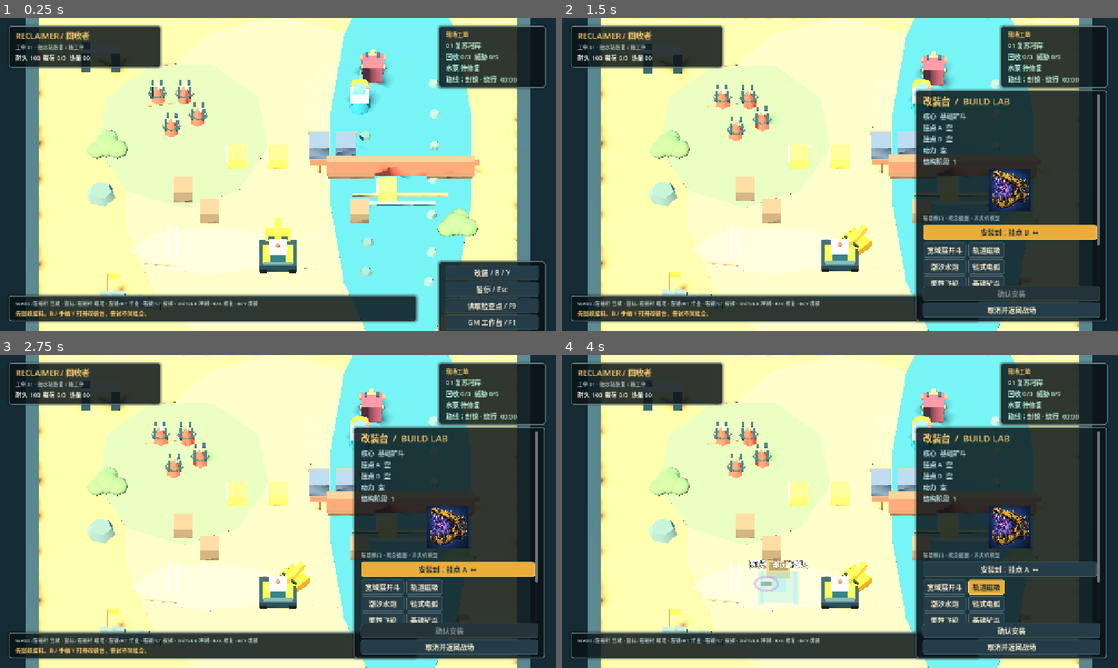
Above: before the commit, frames 1-4 (two rows, left to right).
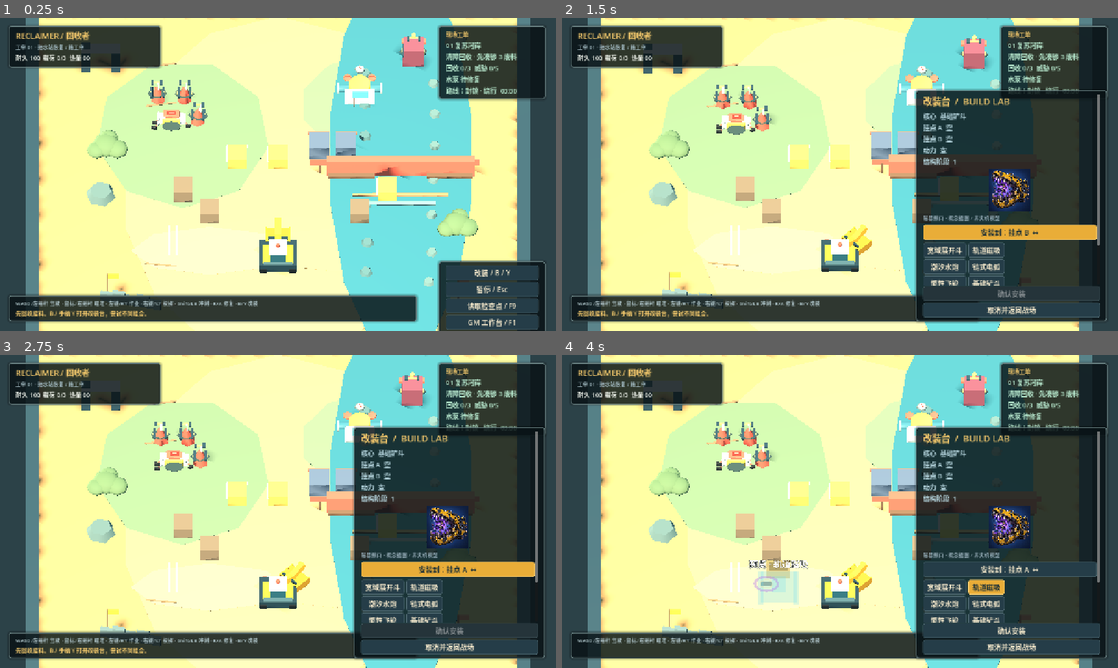
Above: after the commit, the same moments.

Repository: westromencisonp385-prog/CGAME
Game: Godot game, scene res://scenes/main.tscn
Same seed, same stepped clock (60 frames per second), same inputs: the game is played once before the commit and once after it.
Inputs (mouse positions are in pixels of both pictures, inside the frame that each line leads up to):
- Up to frame 1 (0.25 s): no input
- Up to frame 2 (1.5 s): tap Enter at 0.5 s; move the mouse to (962, 158) at 0.52 s; hold D (move_right) 0.53-1.25 s; hold B (garage) 0.53-1.25 s; click (962, 158) at 0.67 s; tap R (interact) at 0.8 s; click "安装到：挂点 A ↔" at 1.25 s
- Up to frame 3 (2.75 s): click "安装到：挂点 B ↔" at 2 s
- Up to frame 4 (4 s): click "宽域展开斗" at 2.75 s; click "轨道磁吸" at 3.5 s

The runs differ from the first frame. In frame 1, 3.2% of the frame differs, in the area x 7-99%, y 0-42%; in frame 2, 2.7%; in frame 3, 2.7%; in frame 4, 2.7%.

Commit message:
feat: build first high-quality slice candidate

Diff:
--- /dev/null
+++ b/game/assets/generated/industrial-folk-vfx-atlas-v1.json
@@ -0,0 +1,19 @@
+{
+  "asset_id": "vfx.atlas.industrial_folk.v1",
+  "status": "candidate",
+  "source": "built-in image_gen",
+  "actual_model_version": "unknown",
+  "target_model": "Image2.5",
+  "texture": "industrial-folk-vfx-atlas-v1.png",
+  "sha256": "777523c80e04d931b8237775094891e7908d01469c9f8cbda91f91cbea49e50b",
+  "atlas": {
+    "layout": "2x2",
+    "quadrants": {
+      "magnet_arcs": [0, 0, 0.5, 0.5],
+      "dust_puff": [0.5, 0, 0.5, 0.5],
+      "repair_water": [0, 0.5, 0.5, 0.5],
+      "mechanical_sparks": [0.5, 0.5, 0.5, 0.5]
+    }
+  },
+  "source_policy": "Candidate VFX texture for the high-quality slice; crop and tune in Godot before integration."
+}
--- a/game/effects/river_surface.gdshader
+++ b/game/effects/river_surface.gdshader
@@ -1,11 +1,17 @@
 shader_type spatial;
-render_mode cull_disabled;
+render_mode cull_disabled, diffuse_burley, specular_schlick_ggx;
 uniform vec4 water_color : source_color = vec4(0.17, 0.64, 0.65, 1.0);
 uniform float flow_time = 0.0;
 void fragment() {
-	float bands = sin(UV.y * 65.0 + flow_time * 1.4 + sin(UV.x * 16.0) * 1.7);
-	float sparkle = smoothstep(0.92, 1.0, bands) * 0.16;
-	ALBEDO = water_color.rgb + vec3(sparkle);
-	ROUGHNESS = 0.3;
-	METALLIC = 0.1;
+	// Two authored scales keep the repaired channel readable at the gameplay
+	// camera: broad current bands plus short foam glints. This remains a cheap
+	// fragment-only cue on the Mobile renderer.
+	float current = sin(UV.y * 42.0 + flow_time * 1.6 + sin(UV.x * 11.0) * 1.4);
+	float ripple = sin(UV.y * 112.0 - flow_time * 2.7 + UV.x * 19.0);
+	float foam = smoothstep(0.84, 1.0, current) * 0.11;
+	float glint = smoothstep(0.94, 1.0, ripple) * 0.08;
+	float bank_fade = smoothstep(0.02, 0.16, UV.x) * smoothstep(0.02, 0.16, 1.0 - UV.x);
+	ALBEDO = water_color.rgb + vec3(foam + glint) * (0.72 + bank_fade * 0.28);
+	ROUGHNESS = 0.27;
+	METALLIC = 0.08;
 }
--- a/game/scripts/arena_visual.gd
+++ b/game/scripts/arena_visual.gd
@@ -61,6 +61,12 @@
 	environment.ambient_light_source = Environment.AMBIENT_SOURCE_COLOR
 	environment.ambient_light_color = Color("#9dc7d1")
 	environment.ambient_light_energy = 0.65
+	# A restrained haze separates the warm worksite from the cool river without
+	# obscuring the route landmarks at the orthographic gameplay scale.
+	environment.fog_enabled = true
+	environment.fog_light_color = Color("#53717a")
+	environment.fog_light_energy = 0.22
+	environment.fog_density = 0.006
 	environment.tonemap_mode = Environment.TONE_MAPPER_FILMIC
 	world.environment = environment
 	add_child(world)
--- a/game/scripts/enemy_dummy.gd
+++ b/game/scripts/enemy_dummy.gd
@@ -1,5 +1,7 @@
 class_name EnemyDummy
 extends Node3D
+
+const FORMAL_B01_MODEL := preload("res://assets/models/formal_slice/b01_reverse_crab_formal.glb")
 
 signal defeated(enemy: EnemyDummy)
 signal hit_player(amount: float)
@@ -47,6 +49,10 @@
 	add_child(visual_root)
 	shadow = _add_cylinder("ContactShadow", 0.58 if kind != "heavy" else 0.82, 0.025, Vector3(0, 0.025, 0), Color("#344542"))
 	shadow.scale = Vector3(1.25, 1.0, 0.72)
+	# The first formal slice uses an authored B01 candidate for one named enemy.
+	# Gameplay state, AI, hit shape and save data remain EnemyDummy authority.
+	if enemy_id == "crawler_a" and _attach_formal_b01_visual():
+		return
 	mesh_instance = MeshInstance3D.new()
 	var mesh: Mesh
 	var height := height_for_kind()
@@ -84,6 +90,17 @@
 	else:
 		_add_cylinder("WobbleAntenna", 0.07, 0.75, Vector3(0.12, height * 0.72, 0.06), Color("#eee3c7"))
 
+func _attach_formal_b01_visual() -> bool:
+	var model := FORMAL_B01_MODEL.instantiate() as Node3D
+	if model == null:
+		return false
+	model.name = "B01FormalVisualCandidate"
+	model.rotation_degrees.x = -90.0
+	model.scale = Vector3.ONE * 0.82
+	model.position = Vector3(0.0, -0.68, 0.0)
+	visual_root.add_child(model)
+	return true
+
 func height_for_kind() -> float:
 	return 1.4 if kind != "heavy" else 1.9
 
--- a/game/scripts/engineering_target.gd
+++ b/game/scripts/engineering_target.gd
@@ -1,5 +1,7 @@
 class_name EngineeringTarget
 extends Node3D
+
+const FORMAL_C04_MODEL := preload("res://assets/models/formal_slice/c04_repair_pump_formal.glb")
 
 signal destroyed(target: EngineeringTarget)
 signal repaired(target: EngineeringTarget)
@@ -20,6 +22,7 @@
 var base_material: StandardMaterial3D
 var _home_position := Vector3.ZERO
 var collision_body: StaticBody3D
+var authored_visual: Node3D
 
 func configure(new_id: String, kind: String, hp: float, at: Vector3 = Vector3.ZERO) -> EngineeringTarget:
 	target_id = new_id
@@ -38,6 +41,12 @@
 	_build_visual()
 
 func _build_visual() -> void:
+	# The repair target uses the authored C04 candidate in the slice. HP,
+	# interaction, collision, repair signal and save state remain authoritative.
+	if target_kind == "repair" and _attach_formal_c04_visual():
+		position.y = maxf(position.y, 0.75)
+		_build_collision()
+		return
 	mesh_instance = MeshInstance3D.new()
 	var mesh: Mesh
 	if target_kind == "repair":
@@ -77,13 +86,38 @@
 	elif target_kind == "hard":
 		_add_box("BarrierStripe", Vector3(1.58, 0.18, 0.18), Vector3(0, 0.58, -0.78), Color("#df604e"))
 	if target_kind != "light":
-		collision_body = StaticBody3D.new()
-		var collider := CollisionShape3D.new()
-		var shape := BoxShape3D.new()
-		shape.size = Vector3(1.35, 1.2, 1.35)
-		collider.shape = shape
-		collision_body.add_child(collider)
-		add_child(collision_body)
+		_build_collision()
+
+func _build_collision() -> void:
+	if collision_body != null:
+		return
+	collision_body = StaticBody3D.new()
+	var collider := CollisionShape3D.new()
+	var shape := BoxShape3D.new()
+	shape.size = Vector3(1.35, 1.2, 1.35)
+	collider.shape = shape
+	collision_body.add_child(collider)
+	add_child(collision_body)
+
+func _attach_formal_c04_visual() -> bool:
+	var model := FORMAL_C04_MODEL.instantiate() as Node3D
+	if model == null:
+		return false
+	model.name = "C04FormalVisualCandidate"
+	model.rotation_degrees.x = -90.0
+	model.scale = Vector3.ONE * 1.15
+	add_child(model)
+	authored_visual = model
+	_set_authored_pump_state("Broken")
+	return true
+
+func _set_authored_pump_state(state_name: String) -> void:
+	if authored_visual == null:
+		return
+	for label in ["Broken", "Repair", "Restored"]:
+		var state_node := authored_visual.find_child("Pump_State_" + label, true, false)
+		if state_node != null:
+			state_node.visible = label == state_name
 
 func _base_color() -> Color:
 	match target_kind:
@@ -195,6 +229,7 @@
 		return
 	repaired_state = true
 	current_hp = 0.0
+	_set_authored_pump_state("Restored")
 	if mesh_instance != null:
 		mesh_instance.material_override = _green_material()
 	repaired.emit(self)
@@ -252,6 +287,8 @@
 		else:
 			mesh_instance.material_override = base_material
 			base_material.albedo_color = _base_color()
+	if target_kind == "repair":
+		_set_authored_pump_state("Restored" if repaired_state else "Broken")
 	return true
 
 func _green_material() -> StandardMaterial3D:
--- a/game/scripts/m0_hud.gd
+++ b/game/scripts/m0_hud.gd
@@ -39,7 +39,8 @@
 	target_slot = main.target_slot
 	status_label.text = "耐久 %03d  载荷 %d/%d  热量 %02d" % [p.health, p.cargo, p.max_cargo, p.heat]
 	var route_status := "捷径已通" if main.repair_done else "封锁 · 绕行"
-	mission_label.text = "01 复苏河岸\n回收 %d/3  威胁 %d/5\n水泵 %s\n路线：%s  %02d:%02d" % [main.collected, main.defeated, "已启动" if main.repair_done else "待修复", route_status, int(main.elapsed) / 60, int(main.elapsed) % 60]
+	var phase: String = str(main.get_contract_phase()) if main.has_method("get_contract_phase") else "复苏河岸"
+	mission_label.text = "01 复苏河岸\n%s\n回收 %d/3  威胁 %d/5\n水泵 %s\n路线：%s  %02d:%02d" % [phase, main.collected, main.defeated, "已启动" if main.repair_done else "待修复", route_status, int(main.elapsed) / 60, int(main.elapsed) % 60]
 	hint_label.text = "已暂停 · Esc / Menu 继续" if main.manual_pause else "WASD/左摇杆 驾驶 · 鼠标/右摇杆 瞄准 · 左键/RT 作业 · 右键/LT 投掷 · Shift/LB 冲刺 · R/A 修复 · B/Y 改装"
 	loadout_label.text = "核心  %s\n挂点 A  %s\n挂点 B  %s\n动力  %s\n结构阶段  %d" % [_display(a.core_id), _display(a.active_ids[0]), _display(a.active_ids[1]), _display(a.drive_id), a.stage]
 	preview_label.text = a.get_preview_summary() if not a.preview_id.is_empty() else "选择一个模块查看幽灵预览。\n确认前不会改变实装、资源与冷却。"
--- a/game/scripts/main.gd
+++ b/game/scripts/main.gd
@@ -16,8 +16,16 @@
 const ENEMY_LAYOUT := [
 	["crawler_a", "light", -8.0, -5.0], ["crawler_b", "light", -6.0, -6.0],
 	["crawler_c", "light", -7.0, -8.0], ["crawler_d", "light", -9.0, -8.0],
-	["guardian", "heavy", 7.0, -10.0]
+	["guardian", "heavy", 10.0, -11.5]
 ]
+const CONTRACT_ID := "river_revival_01"
+const CONTRACT_BRIEF := {
+	"title": "复苏河岸",
+	"anchor": "C04 repair pump",
+	"threat": "B01 reverse-crab barricade and guardian",
+	"signature_build": "magnetic_whale",
+	"stages": ["clear_scrap", "whale_pack", "repair_pump", "clear_threats"],
+}
 const M1_REWARD_BLUEPRINT_ID := "blueprint_magnetic_compactor"
 const CAMPAIGN_SAVE_PATH := "user://reclaimer_campaign_progress"
 
@@ -222,6 +230,8 @@
 	if collected >= 4 and assembler.stage == 1:
 		assembler.set_stage(2)
 		feedback("结构进化 · 作业范围提升，重量降低移动速度")
+	elif collected == 3 and assembler.has_module("magnet") and assembler.has_module("wide_bucket"):
+		feedback("鲸口合同 · 废料已够修泵；先把一台轻型敌机压进颚口，再把它投向护卫")
 
 func try_repair() -> bool:
 	if outcome != "active" or garage_open or manual_pause or player.health <= 0.0:
@@ -239,6 +249,19 @@
 func check_victory() -> void:
 	if outcome == "active" and repair_done and defeated == ENEMY_LAYOUT.size():
 		finish_contract("won")
+
+func get_contract_phase() -> String:
+	# The phase is derived from authoritative run state so HUD guidance survives
+	# retries and checkpoints without introducing a second objective state machine.
+	if repair_done:
+		return "河岸复苏 · 终局清场"
+	if collected < 3:
+		return "清障回收 · 先凑够 3 废料"
+	if assembler != null and assembler.has_module("magnet") and assembler.has_module("wide_bucket") and CONTRACT_BRIEF.signature_build == "magnetic_whale":
+		if player != null and player.packed_enemy_ids.is_empty():
+			return "鲸口打包 · 吸入轻型敌机再投送"
+		return "鲸口投送 · 释放压缩敌机制造空档"
+	return "接近水泵 · 按 R / A 修复"
 
 func resolve_training_enemies() -> void:
 	defeated = ENEMY_LAYOUT.size()
--- a/game/scripts/module_catalog.gd
+++ b/game/scripts/module_catalog.gd
@@ -10,6 +10,23 @@
 	"res://content/modules/inertia_flywheel.tres",
 ]
 
+# Contract-facing build identities live beside the module data so preview, GM
+# presets and QA can refer to one canonical description of the intended slice.
+const BUILD_SIGNATURES := {
+	"magnetic_whale": {
+		"core": "wide_bucket",
+		"functions": ["magnet"],
+		"verbs": ["聚拢", "压缩", "投送"],
+		"counterplay": "重型护卫不能被吸入，必须用投送落点或基础铲击处理",
+	},
+	"storm_relay": {
+		"core": "basic_bucket",
+		"functions": ["water_cannon", "electric_arc"],
+		"verbs": ["铺湿", "连锁"],
+		"counterplay": "电弧先手伤害降低，需维持湿润窗口",
+	},
+}
+
 static func create_definitions() -> Dictionary:
 	var definitions: Dictionary = {}
 	for path in MODULE_PATHS:
@@ -17,6 +34,9 @@
 		if definition != null and validate_definition(definition):
 			definitions[definition.id] = definition
 	return definitions
+
+static func get_build_signature(id: String) -> Dictionary:
+	return (BUILD_SIGNATURES.get(id, {}) as Dictionary).duplicate(true)
 
 static func validate_definition(definition: ModuleDefinition) -> bool:
 	if definition == null or definition.id.is_empty() or definition.display_name.is_empty():
--- a/game/scripts/module_visual.gd
+++ b/game/scripts/module_visual.gd
@@ -2,6 +2,7 @@
 extends Node3D
 
 const WHALE_MODEL := preload("res://assets/models/reclaimer_whale_jaw.glb")
+const FORMAL_A01_MODEL := preload("res://assets/models/formal_slice/a01_whale_jaw_formal.glb")
 
 var moving_jaws: Array[Node3D] = []
 var wheel: Node3D
@@ -22,6 +23,7 @@
 	return visual
 
 func _build(definition: ModuleDefinition, stage: int, ghost: bool) -> void:
+	_set_vehicle_whitebox_visible(true)
 	var tint := definition.color
 	if ghost:
 		tint.a = 0.42
@@ -128,15 +130,37 @@
 	return instance
 
 func _attach_whale_model() -> bool:
-	var model := WHALE_MODEL.instantiate()
+	var model: Node3D = FORMAL_A01_MODEL.instantiate() as Node3D
+	var formal := model != null
+	if model == null:
+		model = WHALE_MODEL.instantiate() as Node3D
 	if model == null:
 		return false
 	model.name = "WhaleJawGLB_P05"
 	# The Blender contract uses +Y as forward and +Z as up; gameplay points
 	# down -Z with +Y as up, so rotate the authored asset around X.
 	model.rotation_degrees.x = -90.0
+	model.scale = Vector3.ONE * (0.92 if formal else 1.0)
 	add_child(model)
 	imported_whale = true
+	if formal:
+		var formal_jaw := model.find_child("MagneticWhaleJaw", true, false)
+		if formal_jaw != null:
+			var formal_upper := formal_jaw.find_child("Jaw_UpperShell", true, false)
+			if formal_upper != null:
+				formal_upper.name = "WhaleUpperJaw"
+				moving_jaws.append(formal_upper)
+				var upper_alias := Node3D.new()
+				upper_alias.name = "Jaw_Upper_Stage02"
+				formal_jaw.add_child(upper_alias)
+			var formal_lower := formal_jaw.find_child("Jaw_LowerShell", true, false)
+			if formal_lower != null:
+				formal_lower.name = "WhaleLowerJaw"
+				var lower_alias := Node3D.new()
+				lower_alias.name = "Jaw_Lower_Stage02"
+				formal_jaw.add_child(lower_alias)
+		_set_vehicle_whitebox_visible(false)
+		return true
 
 	# The GLB is a complete inspection asset. Keep only the detachable jaw
 	# module here because the live vehicle chassis remains authoritative.
@@ -154,3 +178,14 @@
 	if lower != null:
 		lower.rotation.x = 0.08
 	return true
+
+func _set_vehicle_whitebox_visible(value: bool) -> void:
+	var assembler := get_parent()
+	if assembler == null:
+		return
+	var vehicle: Variant = assembler.get("owner_vehicle")
+	if vehicle == null:
+		return
+	var existing_visual: Variant = vehicle.get("visual_root")
+	if existing_visual is Node3D:
+		existing_visual.visible = value
--- a/game/scripts/native_effects.gd
+++ b/game/scripts/native_effects.gd
@@ -170,6 +170,9 @@
 	material.transparency = BaseMaterial3D.TRANSPARENCY_ALPHA
 	material.billboard_mode = BaseMaterial3D.BILLBOARD_PARTICLES
 	material.vertex_color_use_as_albedo = true
+	material.emission_enabled = true
+	material.emission = color
+	material.emission_energy_multiplier = 0.35
 	if dust != null:
 		material.albedo_texture = dust
 	else:
--- a/game/tests/m0_smoke.gd
+++ b/game/tests/m0_smoke.gd
@@ -17,6 +17,10 @@
 	for id in ["basic_bucket", "wide_bucket", "water_cannon", "electric_arc", "magnet", "inertia_flywheel"]:
 		check(definitions.has(id), "catalog has " + id)
 		check(ModuleCatalogScript.validate_definition(definitions[id]), "definition validates " + id)
+	var whale_signature := ModuleCatalogScript.get_build_signature("magnetic_whale")
+	check(whale_signature.get("core", "") == "wide_bucket", "whale signature names wide core")
+	check((whale_signature.get("functions", []) as Array).has("magnet"), "whale signature names magnet function")
+	check((whale_signature.get("verbs", []) as Array).size() == 3, "whale signature records three engineering verbs")
 
 	var owner := Node3D.new()
 	var assembler := LoadoutAssembler.new()
Binary file added: game/assets/generated/industrial-folk-vfx-atlas-v1.png
Not shown, added: game/assets/generated/industrial-folk-vfx-atlas-v1.png.import
Binary file added: game/assets/models/formal_slice/a01_whale_jaw_formal.glb
Not shown, added: game/assets/models/formal_slice/a01_whale_jaw_formal.glb.import
Binary file added: game/assets/models/formal_slice/a01_whale_jaw_formal_preview.png
Not shown, added: game/assets/models/formal_slice/a01_whale_jaw_formal_preview.png.import
Binary file added: game/assets/models/formal_slice/b01_reverse_crab_formal.glb
Not shown, added: game/assets/models/formal_slice/b01_reverse_crab_formal.glb.import
Binary file added: game/assets/models/formal_slice/b01_reverse_crab_formal_preview.png
Not shown, added: game/assets/models/formal_slice/b01_reverse_crab_formal_preview.png.import
Binary file added: game/assets/models/formal_slice/c04_repair_pump_formal.glb
Not shown, added: game/assets/models/formal_slice/c04_repair_pump_formal.glb.import
(and 11 more such lines)
